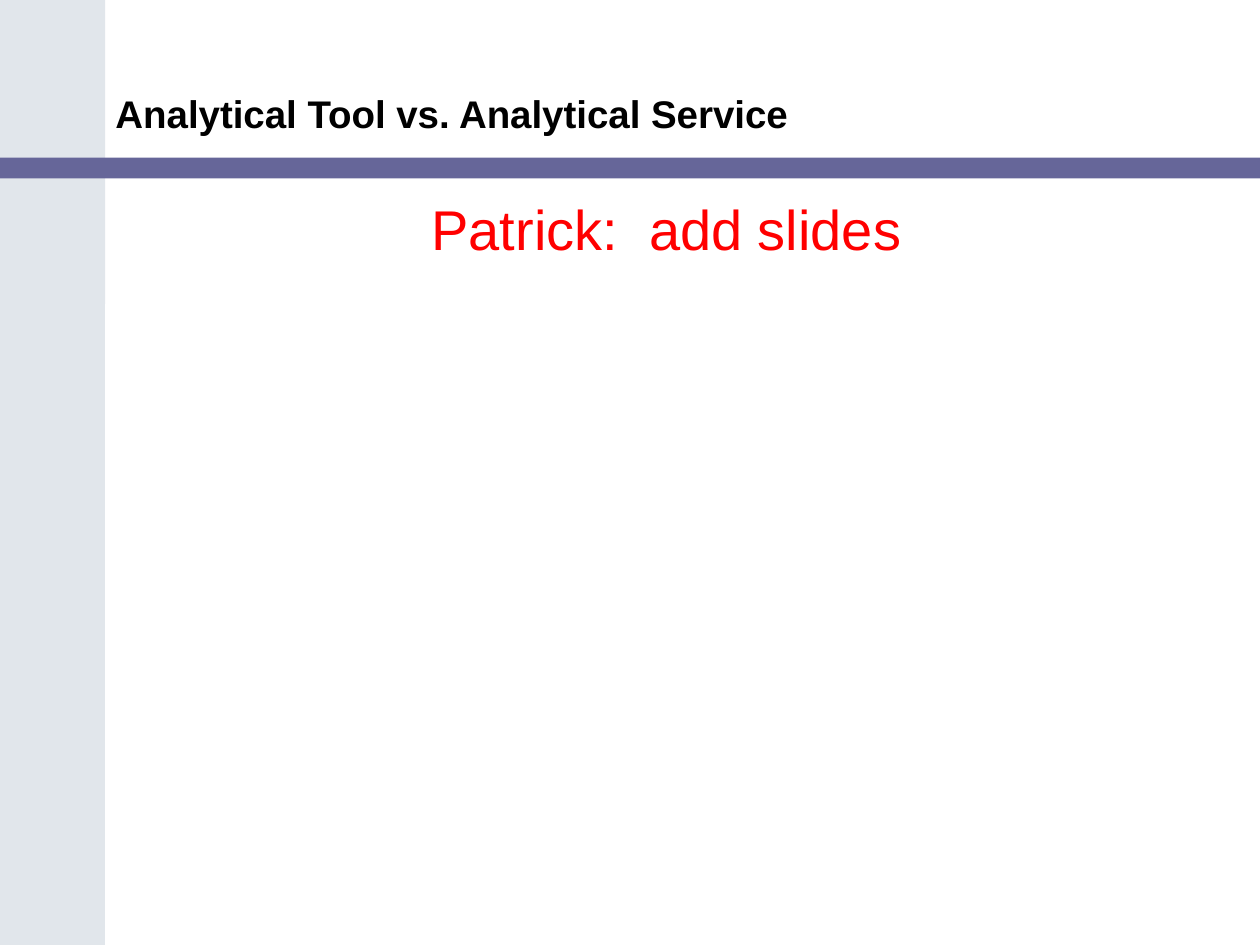
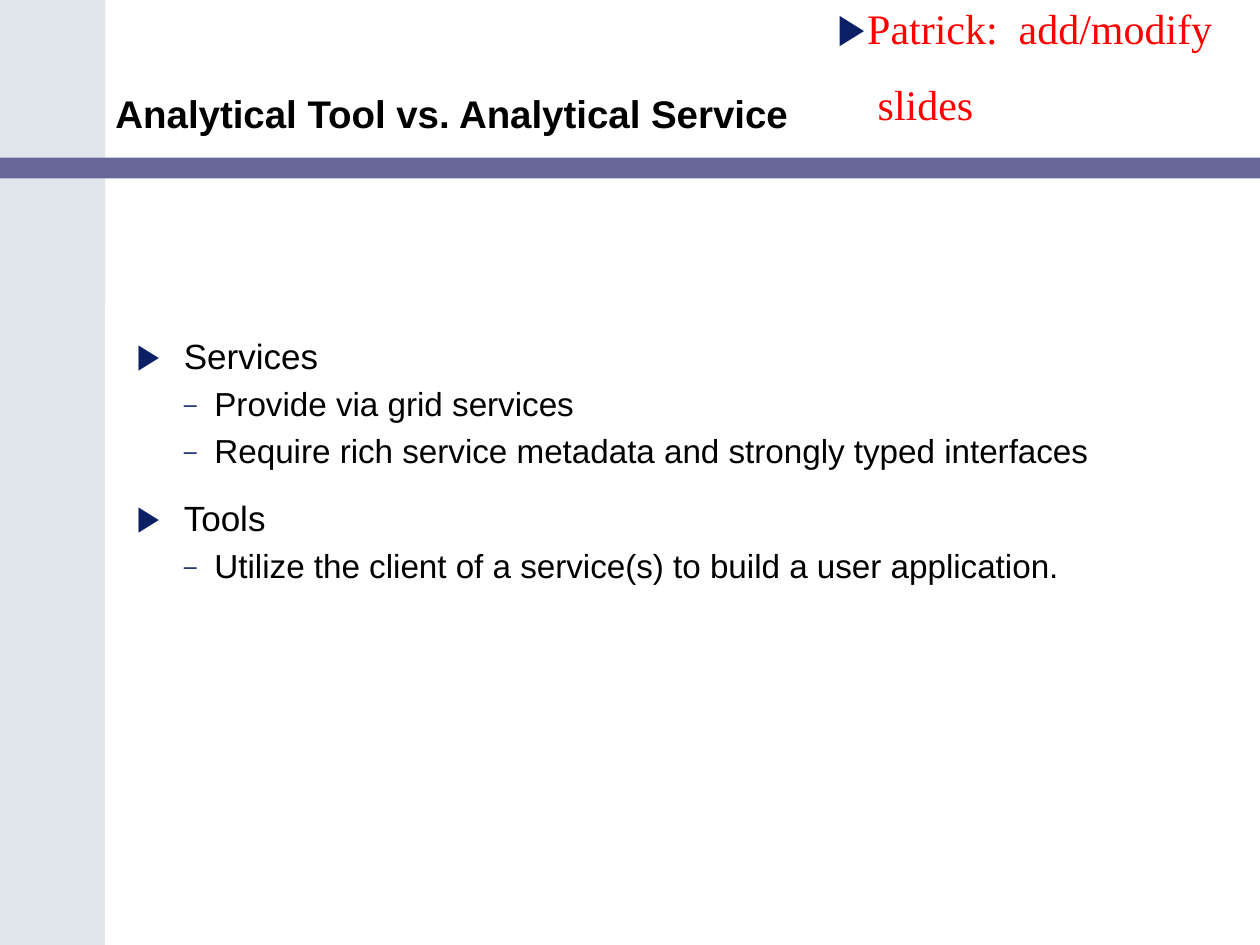
Before and after one commit to NCIP/cagrid-portal, a slide deck: slide 5 of cagrid-1-0/Documentation/presentations/200602_VCDE_ARCH/Service_Guidlines_Arch_VCDE_Feb2.ppt. Drawn at 1260x945 pixels with LibreOffice and Linux fonts; fonts in the diff are those of the drawing; background and template pictures are left out. Boxes give left, top, right and bottom in pixels: in the first picture for what was removed or moved away, otherwise in the second. Text is boxed around its words. In the diff, an @@ line names an element or a change of style, - is before the commit and + after.

```diff
--- a/cagrid-1-0/Documentation/presentations/200602_VCDE_ARCH/Service_Guidlines_Arch_VCDE_Feb2.ppt
+++ b/cagrid-1-0/Documentation/presentations/200602_VCDE_ARCH/Service_Guidlines_Arch_VCDE_Feb2.ppt
@@ text added at <box>867,14,1213,121</box>, 24 pt, text #FF0000 @@
+    ▶ Patrick: add/modify
+    slides
@@ text at <box>184,343,1088,585</box>: text changed; size 32 to 19 pt; text colour #FF0000 to #000000 @@
-Patrick: add slides
+▶ Services
+  – Provide via grid services
+  – Require rich service metadata and strongly typed interfaces
+▶ Tools
+  – Utilize the client of a service(s) to build a user application.
```
Also in this commit, not shown: 2 other slides changed, 1 slide added, 2 other files.
